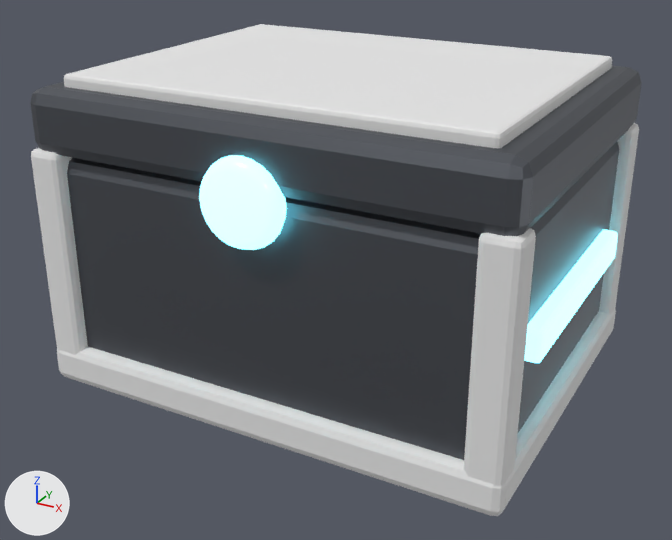
Renders of the FBX model Assets/_Project/Resources/Blender/Models/SM_Box_HoloSciFi.fbx from each side of a commit.
Rendered twice from a 50 mm lens placed at (0.33, -0.621, 0.389), pointed at (0.0, -0.022, 0.089). Every picture has the same lights, and +X, +Y and +Z are marked at lower left. The older version comes first. Where no turn or scale is listed for an object, it has been applied to the vertices.

Names of what the first picture shows: 'BaseRim', 'Body', 'Corner_-1_1', 'Corner_1_-1', 'Corner_1_1', 'HoloStripR', 'LidPivot', 'SealPart'.
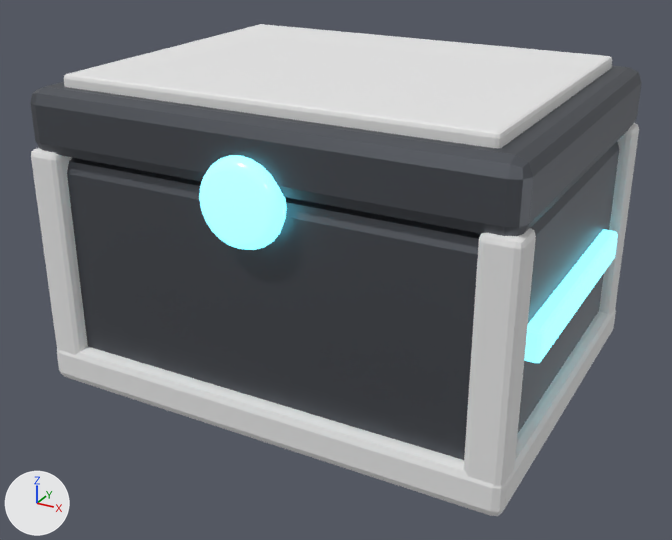
Where the change shows, as pixel boxes [x1, y1, x2, y2] in the pictures (672 x 540 px):
'SealPart', surface changed
    both: [199, 155, 287, 250]
'HoloStripR', surface changed
    both: [524, 229, 618, 363]

Diff of the bpy script that builds the scene:
```diff
--- a/Assets/_Project/Resources/Blender/Models/SM_Box_HoloSciFi.fbx.py
+++ b/Assets/_Project/Resources/Blender/Models/SM_Box_HoloSciFi.fbx.py
@@ mat_mat_cyanglow @@
 mat_mat_cyanglow.emission_color = (0.2, 0.85, 1.0)  # cyan #7cedff
-mat_mat_cyanglow.emission_strength = 3.4
+mat_mat_cyanglow.emission_strength = 1.8
```
